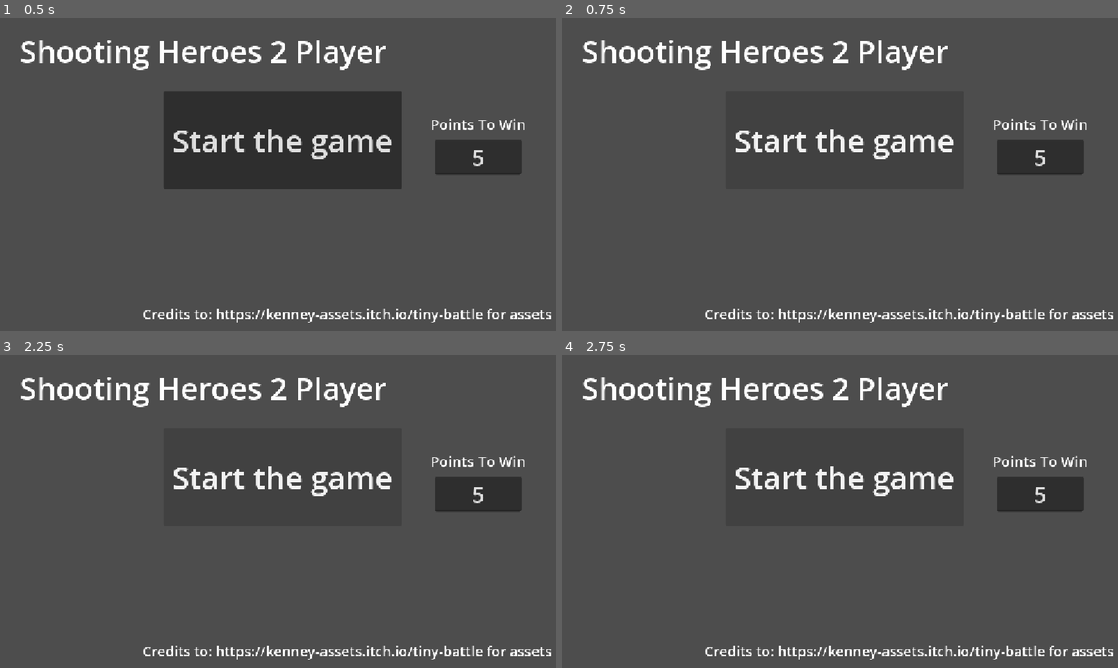
Above: before the commit, frames 1-4 (two rows, left to right).
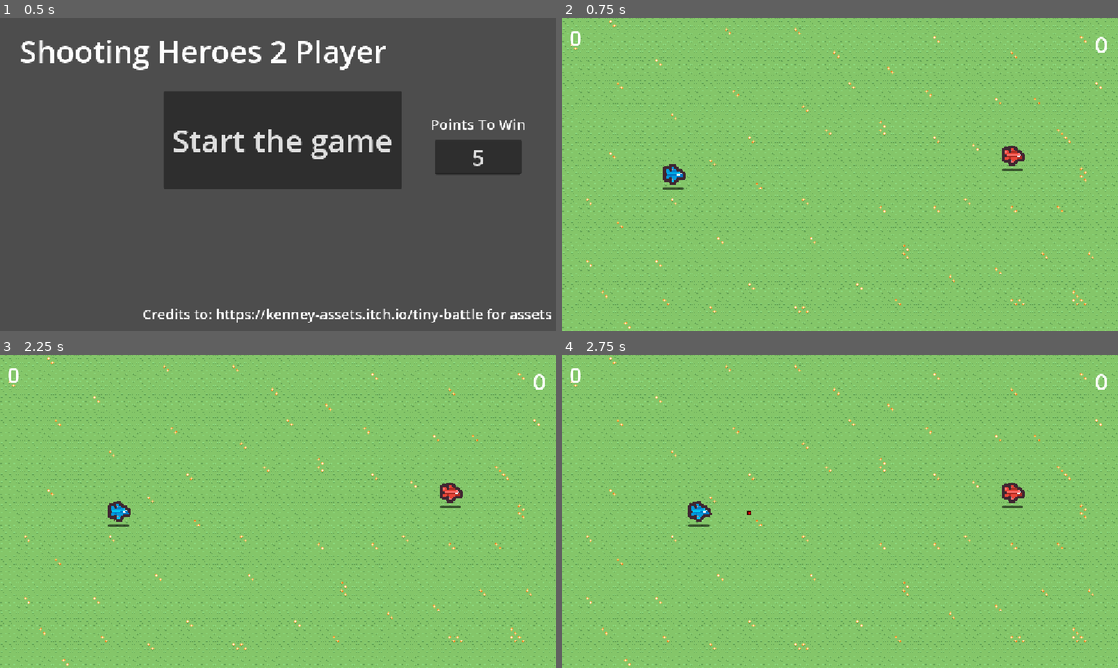
Above: after the commit, the same moments.

Repository: Eren-Krtl/Shooting_Heroes_2_Player
Game: Godot game, scene res://start_menu.tscn
Same seed, same stepped clock (60 frames per second), same inputs: the game is played once before the commit and once after it.
Inputs (mouse positions are in pixels of both pictures, inside the frame that each line leads up to):
- Up to frame 1 (0.5 s): no input
- Up to frame 2 (0.75 s): click "Start the game" at 0.5 s
- Up to frame 3 (2.25 s): click (283, 477) at 1.25 s, where only the run before the commit has a clickable "Start the game"; tap Enter at 2 s; hold D (P1_Right) from 2.03 s (still down); hold Q (P1_Action) from 2.03 s (still down)
- Up to frame 4 (2.75 s): keep holding D (P1_Right); keep holding Q (P1_Action); tap E (P1_Shoot) at 2.3 s

Frame 1 is identical in both runs. In frame 2, 100% of the frame differs, in the area x 0-100%, y 0-100%; in frame 3, 100%; in frame 4, 100%.
Error before the commit: Invalid assignment of property or key 'ScoreToEnd' with value of type 'String' on a base object of type 'Nil'. (res://scripts/start_menu_logic.gd:4)

Commit message:
Added directional shooting

Diff:
--- a/main_game.tscn
+++ b/main_game.tscn
@@ -48,9 +48,11 @@
 [node name="Camera2D" type="Camera2D" parent="." unique_id=569623168]
 
 [node name="Player_1" parent="." unique_id=890126894 instance=ExtResource("1_1oj5k")]
+unique_name_in_owner = true
 position = Vector2(-343, 0)
 
 [node name="Player_2" parent="." unique_id=358499016 instance=ExtResource("2_yx7mw")]
+unique_name_in_owner = true
 position = Vector2(360, -39)
 
 [node name="P1Score" type="Label" parent="." unique_id=695297150]
--- a/project.godot
+++ b/project.godot
@@ -10,14 +10,14 @@
 
 [application]
 
-config/name="pvp game"
+config/name="Shooting_Heroes_2_Player"
 run/main_scene="uid://bp02est832aq1"
 config/features=PackedStringArray("4.7", "GL Compatibility")
 config/icon="res://icon.svg"
 
 [autoload]
 
-GlobalPlayer="*uid://cmjhku4bq5f7a"
+GlobalPlayer="*uid://0yol0jslaksq"
 
 [display]
 
--- a/scripts/global_player_logic.gd
+++ b/scripts/global_player_logic.gd
@@ -24,34 +24,46 @@
 	"BulletSpread": 3.0,
 }
 
+var Nodes = {
+	"P1": 1,
+	"P2": 2,
+	}
+
 var ScoreToEnd:int
 
-
-func movement_logic(player:CharacterBody2D, sprite:Sprite2D, Acceleration:float, MaxSpeed:float, keys:Dictionary):
+func movement_logic(player:CharacterBody2D, sprite:Sprite2D, Target:Node2D, Acceleration:float, MaxSpeed:float, keys:Dictionary):
 	var move_direction = Input.get_vector(keys.Left, keys.Right, keys.Up, keys.Down)
 	var Friction:float = 0.95
-	if(move_direction != Vector2.ZERO):
-		sprite.rotation = move_direction.angle()
-		Friction = 0.99
 	if(player.IsAiming == false):
+		if(move_direction != Vector2.ZERO):
+			sprite.global_rotation = move_direction.angle()
+			Friction = 0.99
 		player.MoveVelocity += move_direction * Acceleration
 		player.MoveVelocity *= Friction
 	else:
 		player.MoveVelocity = MaxSpeed/2 * move_direction
-	player.MoveVelocity = Vector2(clampf(player.MoveVelocity.x, -MaxSpeed, MaxSpeed), clampf(player.MoveVelocity.y, -MaxSpeed, MaxSpeed))
+		sprite.global_rotation = player.position.direction_to(Target.position).angle()
+	player.MoveVelocity = Vector2(clampf(player.MoveVelocity.x, -MaxSpeed, MaxSpeed), clampf(player.MoveVelocity.y, -MaxSpeed, MaxSpeed)) # limits the MoveVelocity to max speed
 	player.velocity = player.MoveVelocity + player.SlideVelocity
 	player.move_and_slide()
 	return
 
-func shoot_bullet(player:CharacterBody2D, sprite:Sprite2D, bullet:PackedScene, Target:String, Speed:float, Damage:float, repeat:int, spread:float):
-	for i in repeat+1:
-		var prebullet = bullet.instantiate()
+func shoot_bullet(player:CharacterBody2D, sprite:Sprite2D, BulletStats:Dictionary):
+	var Damage = BulletStats.damage
+	var Spread = BulletStats.spread
+	var Speed = BulletStats.speed
+	if(player.IsAiming == true):
+		Damage *= 0.5
+		Spread *= 1.5
+		Speed *= 0.8
+	for i in BulletStats.repeat+1:
+		var prebullet = BulletStats.bullet.instantiate()
 		prebullet.position = player.position
-		var shoot_angle = sprite.global_rotation_degrees + randf_range(-spread, spread)
+		var shoot_angle = sprite.global_rotation_degrees + randf_range(-Spread, Spread)
 		prebullet.global_rotation_degrees = shoot_angle
 		prebullet.Speed = Speed
 		prebullet.Damage = Damage
-		prebullet.TARGET = Target
+		prebullet.TARGET = BulletStats.target
 		player.add_sibling(prebullet)
 		sprite.get_node("JumpParticles").emitting = true
 		await get_tree().create_timer(0.1).timeout
--- a/scripts/main_game_logic.gd
+++ b/scripts/main_game_logic.gd
@@ -5,6 +5,8 @@
 func _ready() -> void:
 	%P1Score.text = str(GlobalPlayer.P1.Score)
 	%P2Score.text = str(GlobalPlayer.P2.Score)
+	GlobalPlayer.Nodes.P1 = %Player_1
+	GlobalPlayer.Nodes.P2 = %Player_2
 	get_tree().paused = false
 
 func _on_player_2_p_2_lost() -> void:
--- a/scripts/player_1_logic.gd
+++ b/scripts/player_1_logic.gd
@@ -7,12 +7,21 @@
 @export var Bullet:PackedScene
 
 var Keys = {
-	"Up" = "P1_Up",
-	"Down" = "P1_Down",
-	"Left" = "P1_Left",
-	"Right" = "P1_Right",
-	"Shoot" = "P1_Shoot",
-	"Action" = "P1_Action"
+	"Up": "P1_Up",
+	"Down": "P1_Down",
+	"Left": "P1_Left",
+	"Right": "P1_Right",
+	"Shoot": "P1_Shoot",
+	"Action": "P1_Action"
+	}
+
+var BulletStats = {
+	"bullet": null,
+	"target": "P2",
+	"speed": GlobalPlayer.P1.BulletSpeed,
+	"damage": GlobalPlayer.P1.BulletDamage,
+	"repeat": GlobalPlayer.P1.BulletRepeat,
+	"spread": GlobalPlayer.P1.BulletSpread
 	}
 
 var HP:float = GlobalPlayer.P1.HP
@@ -27,10 +36,11 @@
 var SlideVelocity:Vector2
 
 func _ready() -> void:
+	BulletStats.bullet = Bullet
 	HPBar.max_value = GlobalPlayer.P1.HP
 
 func _physics_process(delta: float) -> void:
-	GlobalPlayer.movement_logic(self, %Sprite, GlobalPlayer.P1.Acceleration, GlobalPlayer.P1.MaxSpeed, Keys)
+	GlobalPlayer.movement_logic(self, %Sprite, GlobalPlayer.Nodes.P2, GlobalPlayer.P1.Acceleration, GlobalPlayer.P1.MaxSpeed, Keys)
 	shoot_logic()
 	hp_logic()
 
@@ -45,7 +55,7 @@
 func shoot_logic() -> void:
 	if(CanShoot == true && IsShooting == true):
 		# -- Instantiate bullet --
-		GlobalPlayer.shoot_bullet(self, %Sprite, Bullet, "P2", GlobalPlayer.P1.BulletSpeed, GlobalPlayer.P1.BulletDamage, GlobalPlayer.P1.BulletRepeat, GlobalPlayer.P1.BulletSpread)
+		GlobalPlayer.shoot_bullet(self, %Sprite, BulletStats)
 		CanShoot = false
 		# -- Set the shoot timer wait time to match the cooldown --
 		ShootTimer.wait_time = GlobalPlayer.P1.BulletCooldown
--- a/scripts/player_2_logic.gd
+++ b/scripts/player_2_logic.gd
@@ -7,12 +7,21 @@
 @export var Bullet:PackedScene
 
 var Keys = {
-	"Up" = "P2_Up",
-	"Down" = "P2_Down",
-	"Left" = "P2_Left",
-	"Right" = "P2_Right",
-	"Shoot" = "P2_Shoot",
-	"Action" = "P2_Action"
+	"Up": "P2_Up",
+	"Down": "P2_Down",
+	"Left": "P2_Left",
+	"Right": "P2_Right",
+	"Shoot": "P2_Shoot",
+	"Action": "P2_Action"
+	}
+
+var BulletStats = {
+	"bullet": null,
+	"target": "P1",
+	"speed": GlobalPlayer.P2.BulletSpeed,
+	"damage": GlobalPlayer.P2.BulletDamage,
+	"repeat": GlobalPlayer.P2.BulletRepeat,
+	"spread": GlobalPlayer.P2.BulletSpread
 	}
 
 var HP:float = GlobalPlayer.P2.HP
@@ -27,10 +36,11 @@
 var SlideVelocity:Vector2
 
 func _ready() -> void:
+	BulletStats.bullet = Bullet
 	HPBar.max_value = GlobalPlayer.P2.HP
 
 func _physics_process(delta: float) -> void:
-	GlobalPlayer.movement_logic(self, %Sprite, GlobalPlayer.P2.Acceleration, GlobalPlayer.P2.MaxSpeed, Keys)
+	GlobalPlayer.movement_logic(self, %Sprite, GlobalPlayer.Nodes.P1, GlobalPlayer.P2.Acceleration, GlobalPlayer.P2.MaxSpeed, Keys)
 	shoot_logic()
 	hp_logic()
 
@@ -44,7 +54,7 @@
 func shoot_logic() -> void:
 	if(CanShoot == true && IsShooting == true):
 		# -- Instantiate bullet --
-		GlobalPlayer.shoot_bullet(self, %Sprite, Bullet, "P1", GlobalPlayer.P2.BulletSpeed, GlobalPlayer.P2.BulletDamage, GlobalPlayer.P2.BulletRepeat, GlobalPlayer.P2.BulletSpread)
+		GlobalPlayer.shoot_bullet(self, %Sprite, BulletStats)
 		CanShoot = false
 		# -- Set the shoot timer wait time to match the cooldown --
 		ShootTimer.wait_time = GlobalPlayer.P2.BulletCooldown
--- a/scripts/start_menu_logic.gd
+++ b/scripts/start_menu_logic.gd
@@ -1,6 +1,6 @@
 extends Control
 
 func _on_start_button_pressed() -> void:
-	GlobalPlayer.ScoreToEnd = %ScoreValue.text
+	GlobalPlayer.ScoreToEnd = int(%ScoreValue.text)
 	if(GlobalPlayer.ScoreToEnd >= 1):
 		get_tree().change_scene_to_file("res://main_game.tscn")
